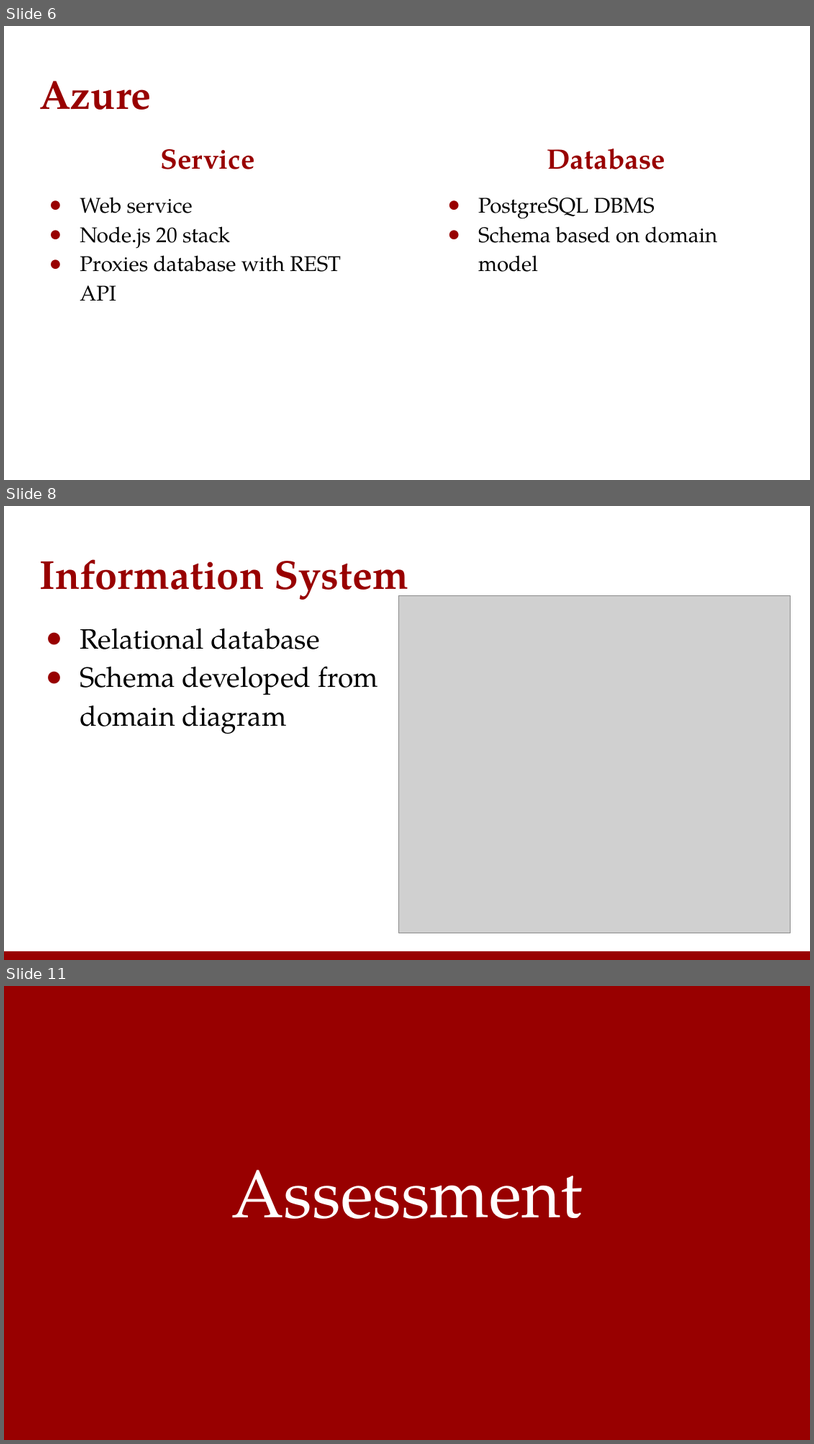
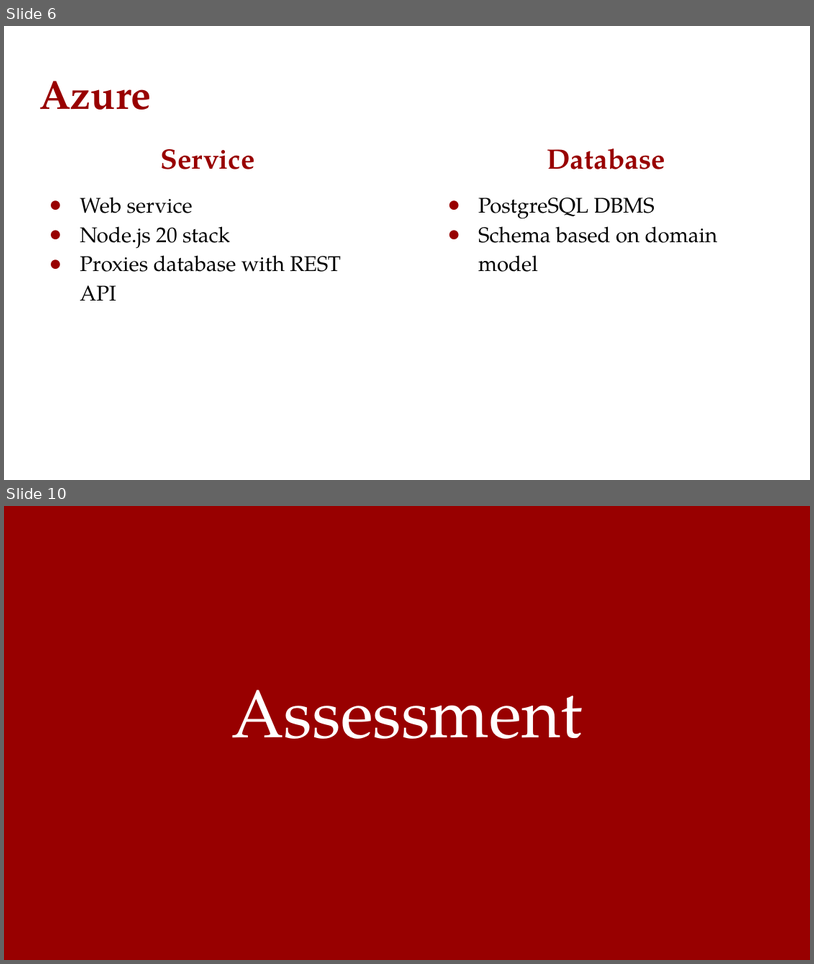
Before and after one commit to KnightBites/KnightBites-Project, a slide deck: KnightBites Presentation.pptx. Shown one above the other, each under a label of ours: slides 6, 8 and 11 before the commit, slides 6 and 10 after it; the slides between them are not shown. The pictures are 814x1444 and 814x964 pixels, drawn with LibreOffice and Linux fonts; fonts in the diff are those of the drawing; grey boxes stand for pictures. Boxes give left, top, right and bottom in pixels: in the first picture for what was removed or moved away, otherwise in the second. Text is boxed around its words. In the diff, an @@ line names an element or a change of style, - is before the commit and + after.

```diff
--- a/KnightBites Presentation.pptx
+++ b/KnightBites Presentation.pptx
@@ slide 8 removed at (4,506,810,960), background #FFFFFF @@
@@ title removed at (39,559,409,602) @@
-Information System
@@ picture removed at (399,595,790,932) @@
@@ text removed at (80,628,378,734) @@
-● Relational database
-● Schema developed from domain diagram
@@ rectangle removed at (4,951,810,960) @@
@@ what was slide 11 is now slide 10 @@
```
Also in this commit, not shown: 6 slides changed, 3 slides added, 3 other slides removed.
